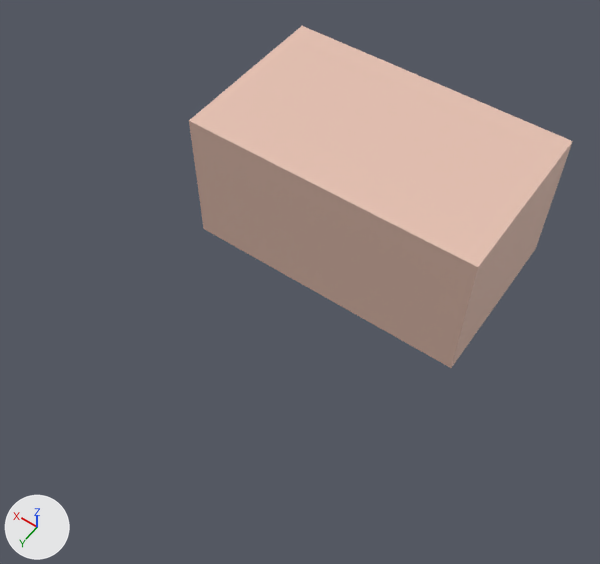
A saved change to the FBX model Assets/Assets/Walls/Walls/Building_07_Windows.fbx.
Both versions are drawn from a 50 mm lens placed at (-2.54, 12.03, 13.18), pointed at (2.97, 4.31, 1.06). The lights are fixed; the arrows at lower left show +X, +Y and +Z. Where no turn or scale is listed for an object, it has been applied to the vertices. Vertices at the same position are counted once.

Names of what the first picture shows: 'Building_07_Windows'.
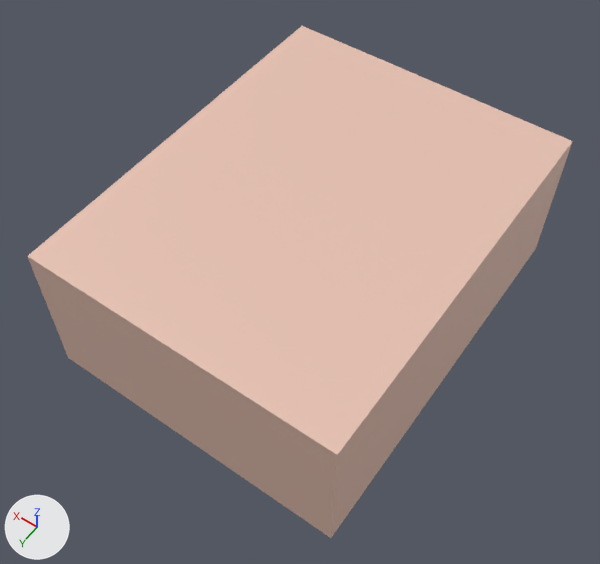
Boxes [x1, y1, x2, y2] around the edits, measured in the pictures (600 x 564 px):
'Building_07_Windows', reshaped (42% wider, 50% taller): before [189, 26, 573, 368]; after [27, 26, 573, 538]

The change, as a diff of the scene's bpy script:
```diff
--- a/Assets/Assets/Walls/Walls/Building_07_Windows.fbx.py
+++ b/Assets/Assets/Walls/Walls/Building_07_Windows.fbx.py
@@ me_scene_009 @@
 me_scene_009.from_pydata(...)  # 854 vertices, 750 faces; spans x 0.0..6.0, y 0.0..3.6, z -0.1..2.9
 # used by ob_building_07_windows; location = (0.0, 0.0, 0.0)
 # before: 840 (0.0, 3.6, -0.1) at pixel (451, 368), 841 (0.0, 3.6, 2.9) at pixel (478, 267), 842 (2.99, 3.6, 2.9) at pixel (323, 188), 843 (2.99, 3.6, -0.1) at pixel (319, 294), 844 (6.0, 3.6, -0.1) at pixel (203, 228)
 # before: 845 (6.0, 3.6, 2.9) at pixel (188, 120)
+# me_scene_009 part 1
+for i in [*range(840, 846)]: me_scene_009.vertices[i].co += Vector((0.0, 4.0, 0.0))
 me_scene_009.materials.append(mat_m_concretewhite)
```
